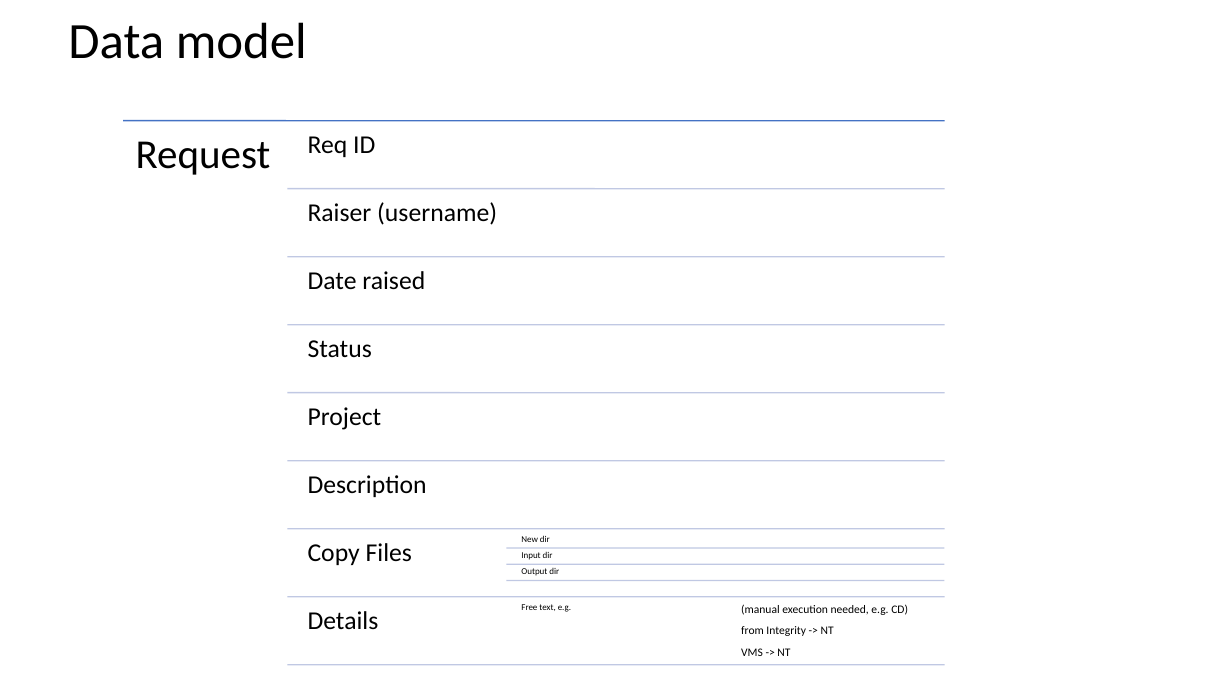
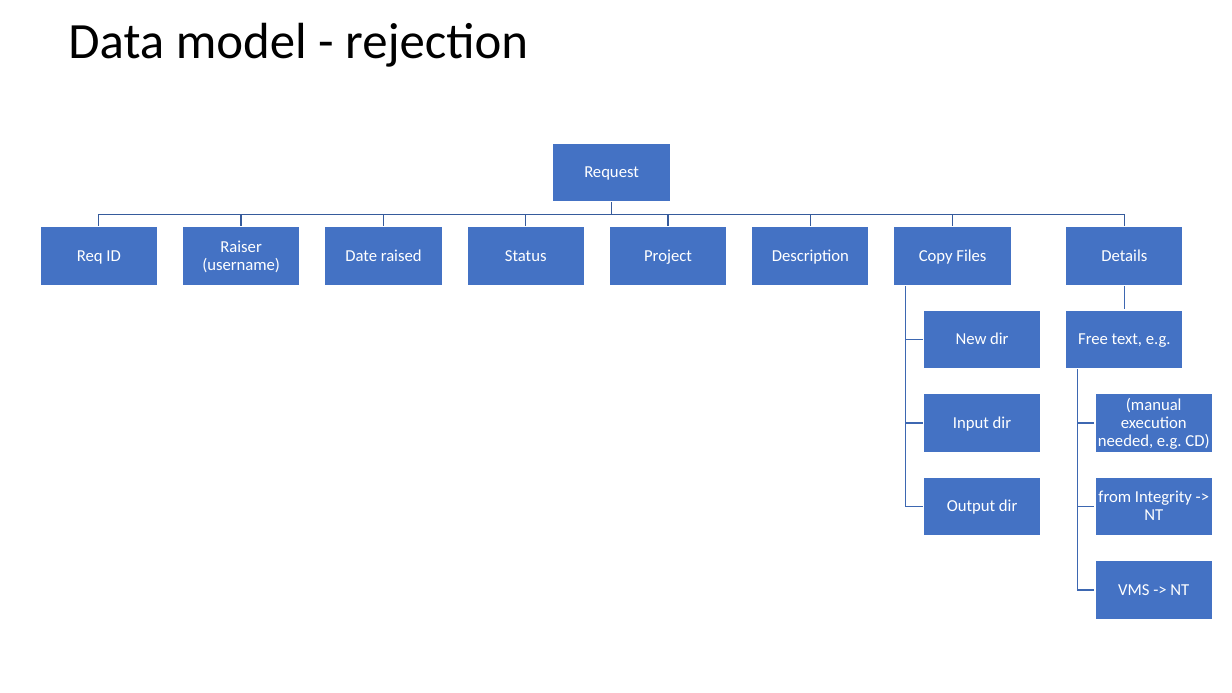
Before and after one commit to diarmuidclarke/eworq2, a slide deck: slide 1 of design.pptx. Drawn at 1232x693 pixels with LibreOffice and Linux fonts; fonts in the diff are those of the drawing. Boxes give left, top, right and bottom in pixels: in the first picture for what was removed or moved away, otherwise in the second. Text is boxed around its words. In the diff, an @@ line names an element or a change of style, - is before the commit and + after.

```diff
--- a/design.pptx
+++ b/design.pptx
@@ text at (68,22,528,67): text changed @@
-Data model
+Data model - rejection
@@ text "Request": place and size @@
-text "Request" at (136,141,271,175)
+text "Request" at (584,166,639,180)
@@ text "Request" at (584,166,639,180): size 32 to 13 pt, text colour #000000 to #FFFFFF; alignment left to centre; less space between paragraphs; vertical alignment top to middle @@
@@ text "Req ID": place and size @@
-text "Req ID" at (308,136,375,157)
+text "Req ID" at (77,250,120,264)
@@ text "Raiser (username)": place and size @@
-text "Raiser (username)" at (308,202,497,225)
+text "Raiser (username)" at (202,240,280,272)
@@ text "Date raised": place and size @@
-text "Date raised" at (308,271,425,290)
+text "Date raised" at (345,249,422,261)
@@ text "Status": place and size @@
-text "Status" at (308,340,372,358)
+text "Status" at (505,250,547,261)
@@ text "Project": place and size @@
-text "Project" at (308,407,382,430)
+text "Project" at (644,249,692,264)
@@ text "Description": place and size @@
-text "Description" at (308,475,427,497)
+text "Description" at (772,249,849,264)
@@ text "Copy Files": place and size @@
-text "Copy Files" at (308,543,412,565)
+text "Copy Files" at (919,249,986,264)
@@ size 20 to 13 pt, text colour #000000 to #FFFFFF; alignment left to centre; less space between paragraphs; vertical alignment top to middle in 8 elements at (345,249,422,261), (202,240,280,272), (77,250,120,264), (505,250,547,261), (644,249,692,264), (772,249,849,264), (919,249,986,264), (1101,249,1147,261) @@
@@ text "Details": place and size @@
-text "Details" at (308,611,379,629)
+text "Details" at (1101,249,1147,261)
@@ text "New dir": place and size @@
-text "New dir" at (521,535,550,542)
+text "New dir" at (956,332,1008,344)
@@ size 7 to 13 pt, text colour #000000 to #FFFFFF; alignment left to centre; more space between paragraphs; vertical alignment top to middle in 4 elements at (956,332,1008,344), (953,416,1011,431), (947,499,1017,514), (1078,333,1171,347) @@
@@ text "Free text, e.g.": place and size @@
-text "Free text, e.g." at (521,604,571,612)
+text "Free text, e.g." at (1078,333,1171,347)
@@ text "Input dir": place and size @@
-text "Input dir" at (521,552,553,560)
+text "Input dir" at (953,416,1011,431)
@@ text "(manual execution needed, e.g. CD)": place and size @@
-text "(manual execution needed, e.g. CD)" at (741,604,908,615)
+text "(manual execution needed, e.g. CD)" at (1098,398,1209,449)
@@ text "Output dir": place and size @@
-text "Output dir" at (521,568,559,576)
+text "Output dir" at (947,499,1017,514)
@@ text "from Integrity -> NT": place and size @@
-text "from Integrity -> NT" at (741,626,834,636)
+text "from Integrity -> NT" at (1098,490,1192,520)
@@ size 9 to 13 pt, text colour #000000 to #FFFFFF; alignment left to centre; more space between paragraphs; vertical alignment top to middle in 3 elements at (1098,398,1209,449), (1098,490,1192,520), (1118,584,1189,595) @@
@@ text "VMS -> NT": place and size @@
-text "VMS -> NT" at (741,648,790,656)
+text "VMS -> NT" at (1118,584,1189,595)
@@ group added at (40,143,1213,620): 16 rectangles, 15 freeform shapes @@
@@ group removed at (123,121,945,665): 12 lines @@
```
Also in this commit, not shown: 2 other slides changed, 3 slides added, 3 other files.
